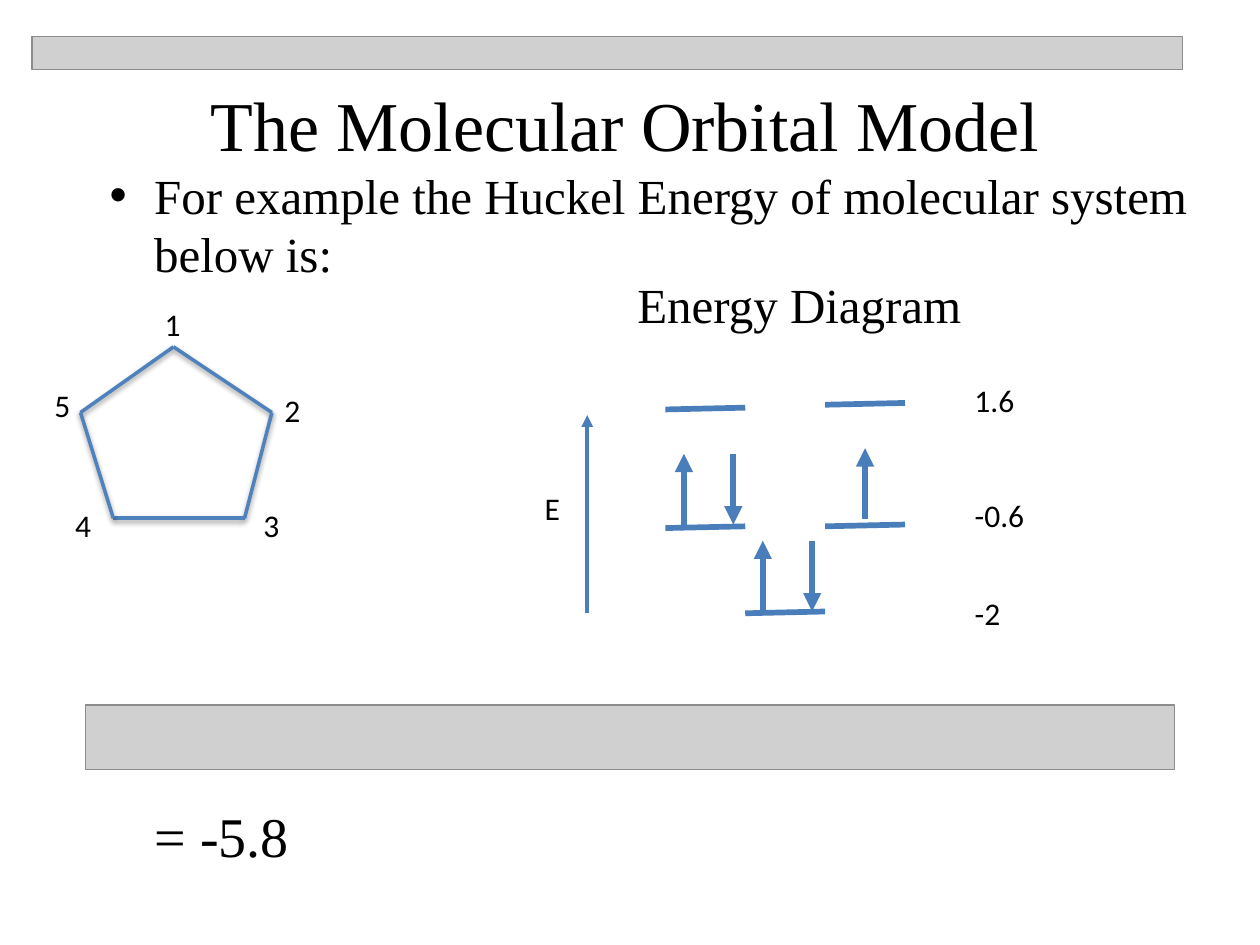
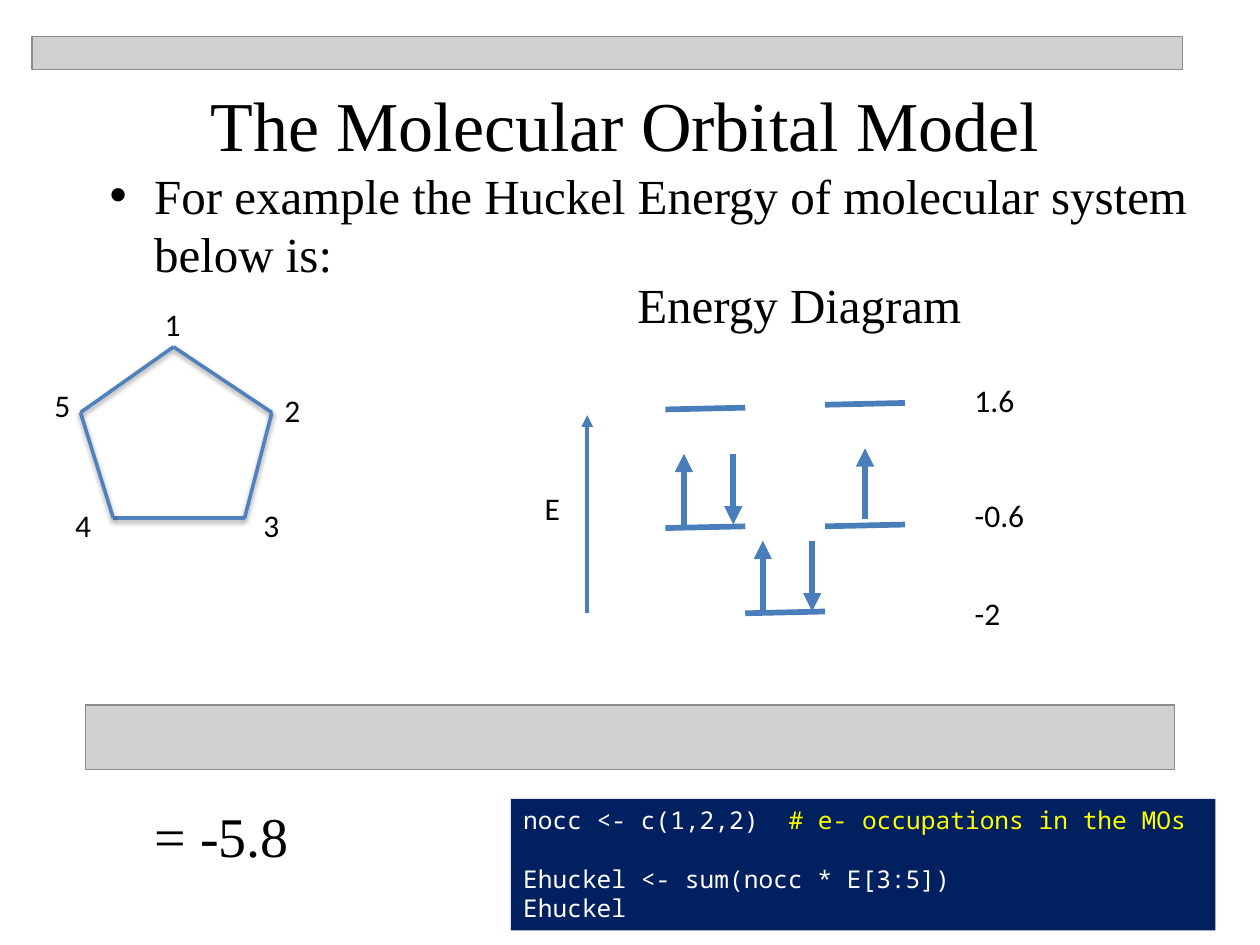
Before and after one commit to npetraco/CHE302, a slide deck: slide 14 of Laboratories/Lab5/Huckel_MO_Workshop.pptx (slide 13 before the commit). Drawn at 1260x945 pixels with LibreOffice and Linux fonts; fonts in the diff are those of the drawing; grey boxes stand for pictures. Boxes give left, top, right and bottom in pixels: in the first picture for what was removed or moved away, otherwise in the second. Text is boxed around its words. In the diff, an @@ line names an element or a change of style, - is before the commit and + after.

```diff
--- a/Laboratories/Lab5/Huckel_MO_Workshop.pptx
+++ b/Laboratories/Lab5/Huckel_MO_Workshop.pptx
@@ rectangle added at (x1=510, y1=799, x2=1215, y2=930), fill #002060, 14 pt, text #FFFFFF @@
+nocc <- c(1,2,2) # e- occupations in the MOs
+Ehuckel <- sum(nocc * E[3:5])
+Ehuckel
```
Also in this commit, not shown: 3 other slides changed, 2 slides added, 1 other file.
